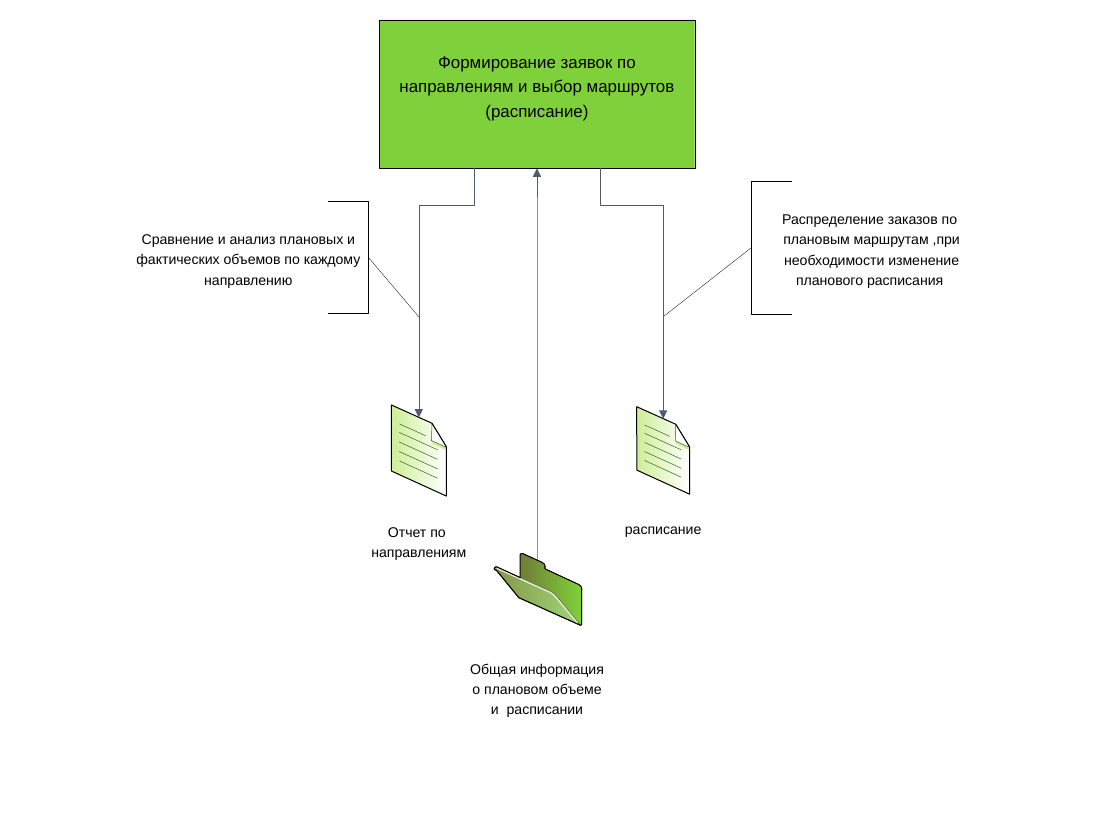
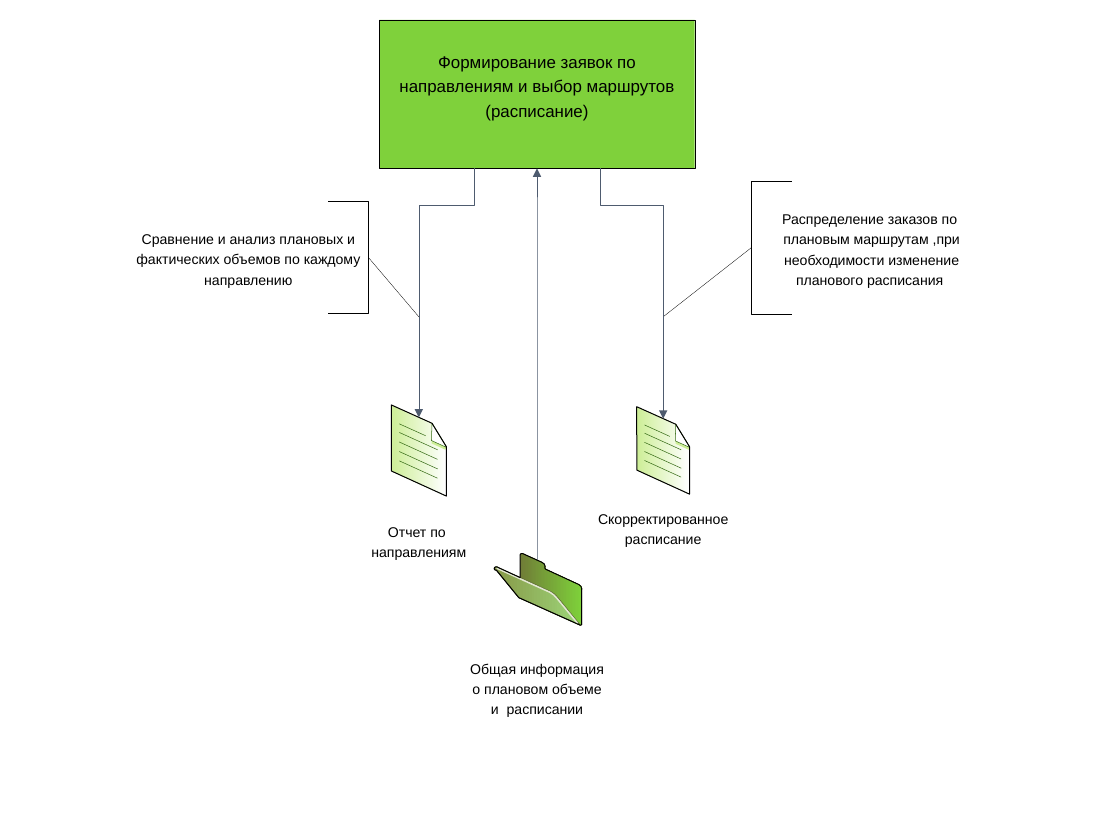
Before and after one commit to anarch-ist/view_transport, a slide deck: slide 9 of TMS/trunk/documents/презентация для ЭКЗ.odp. Drawn at 1120x840 pixels with LibreOffice and Linux fonts; fonts in the diff are those of the drawing. Boxes give left, top, right and bottom in pixels: in the first picture for what was removed or moved away, otherwise in the second. Text is boxed around its words. In the diff, an @@ line names an element or a change of style, - is before the commit and + after.

```diff
--- a/TMS/trunk/documents/презентация для ЭКЗ.odp
+++ b/TMS/trunk/documents/презентация для ЭКЗ.odp
@@ text at bbox=[598, 514, 728, 547]: text changed @@
-расписание
+Скорректированное расписание
```
Also in this commit, not shown: 2 other slides changed.
